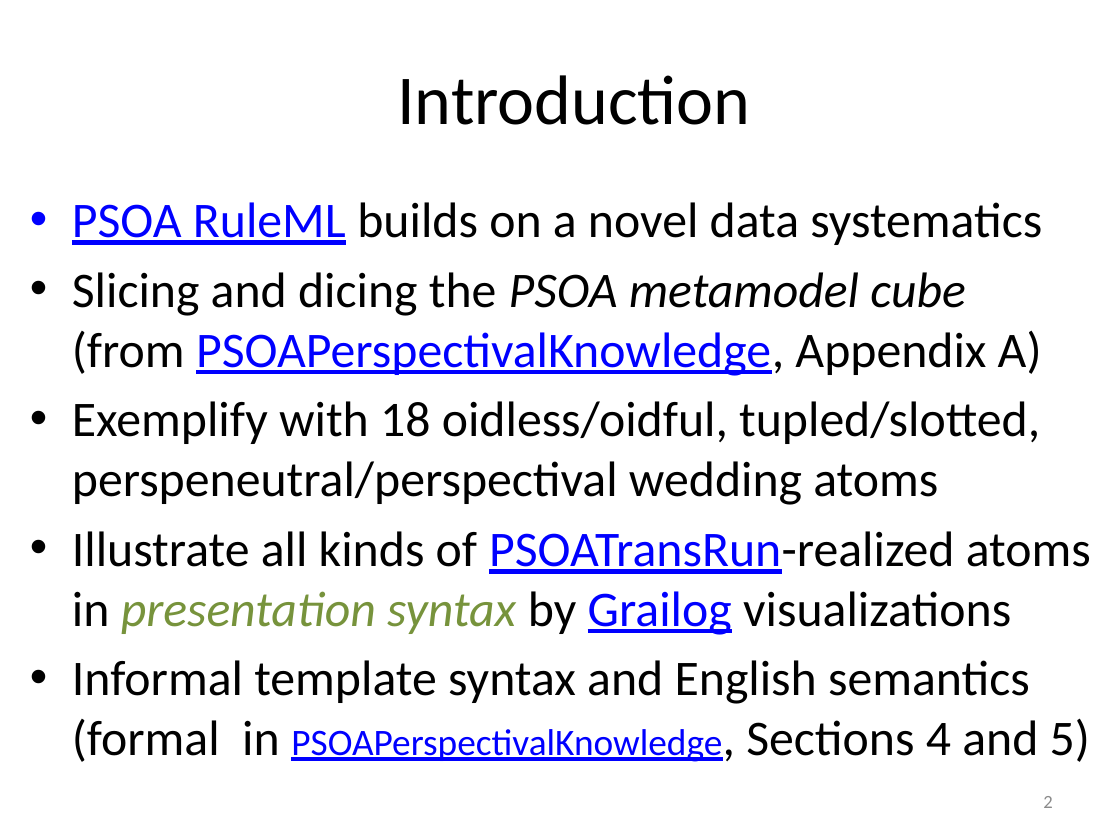
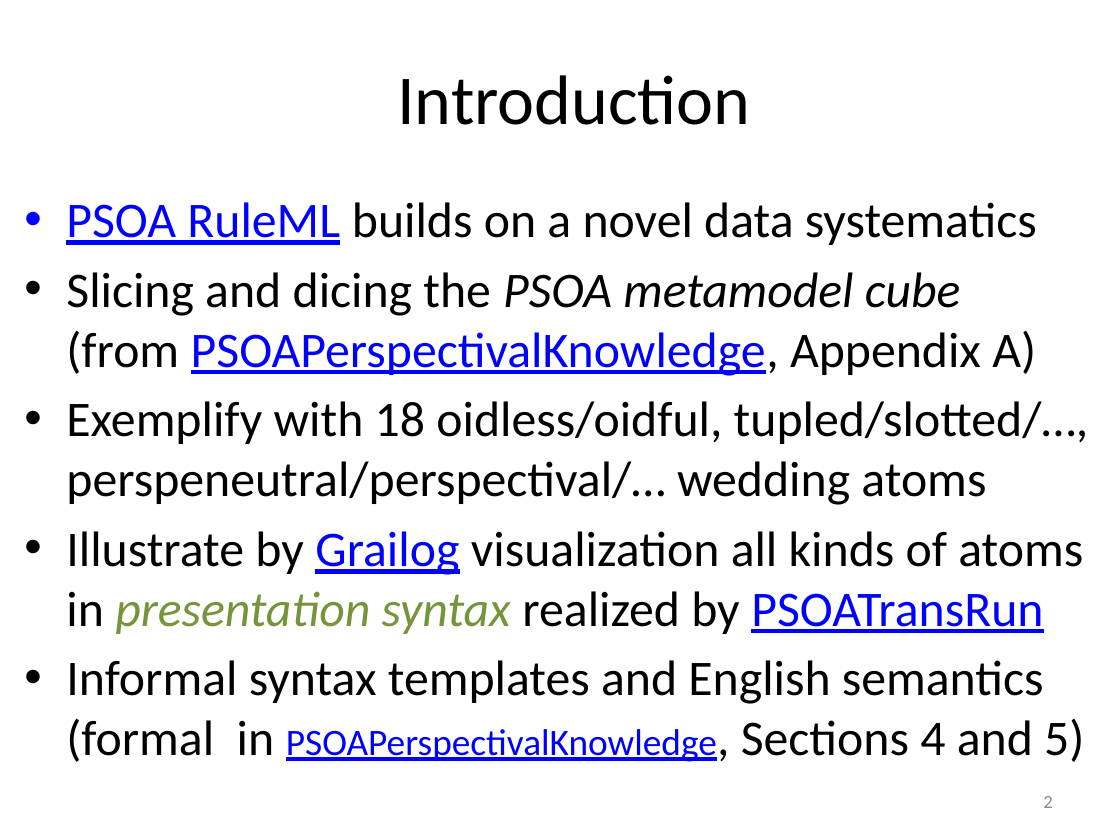
Before and after one commit to RuleML/ruleml-website, a slide deck: slide 2 of talks/PSOAMetamodelGrailogWedding.pptx. Drawn at 1120x840 pixels with LibreOffice and Linux fonts; fonts in the diff are those of the drawing. Boxes give left, top, right and bottom in pixels: in the first picture for what was removed or moved away, otherwise in the second. Text is boxed around its words. In the diff, an @@ line names an element or a change of style, - is before the commit and + after.

```diff
--- a/talks/PSOAMetamodelGrailogWedding.pptx
+++ b/talks/PSOAMetamodelGrailogWedding.pptx
@@ text at bbox=[66, 401, 1089, 762]: text changed @@
-• Exemplify with 18 oidless/oidful, tupled/slotted, perspeneutral/perspectival wedding atoms
-• Illustrate all kinds of PSOATransRun-realized atoms
-  in presentation syntax by Grailog visualizations
-• Informal template syntax and English semantics
-  (formal in PSOAPerspectivalKnowledge, Sections 4 and 5)
+• Exemplify with 18 oidless/oidful, tupled/slotted/…, perspeneutral/perspectival/… wedding atoms
+• Illustrate by Grailog visualization all kinds of atoms
+  in presentation syntax realized by PSOATransRun
+• Informal syntax templates and English semantics
+  (formal in PSOAPerspectivalKnowledge, Sections 4 and 5)
```
Also in this commit, not shown: 3 other slides changed, 1 other file.
